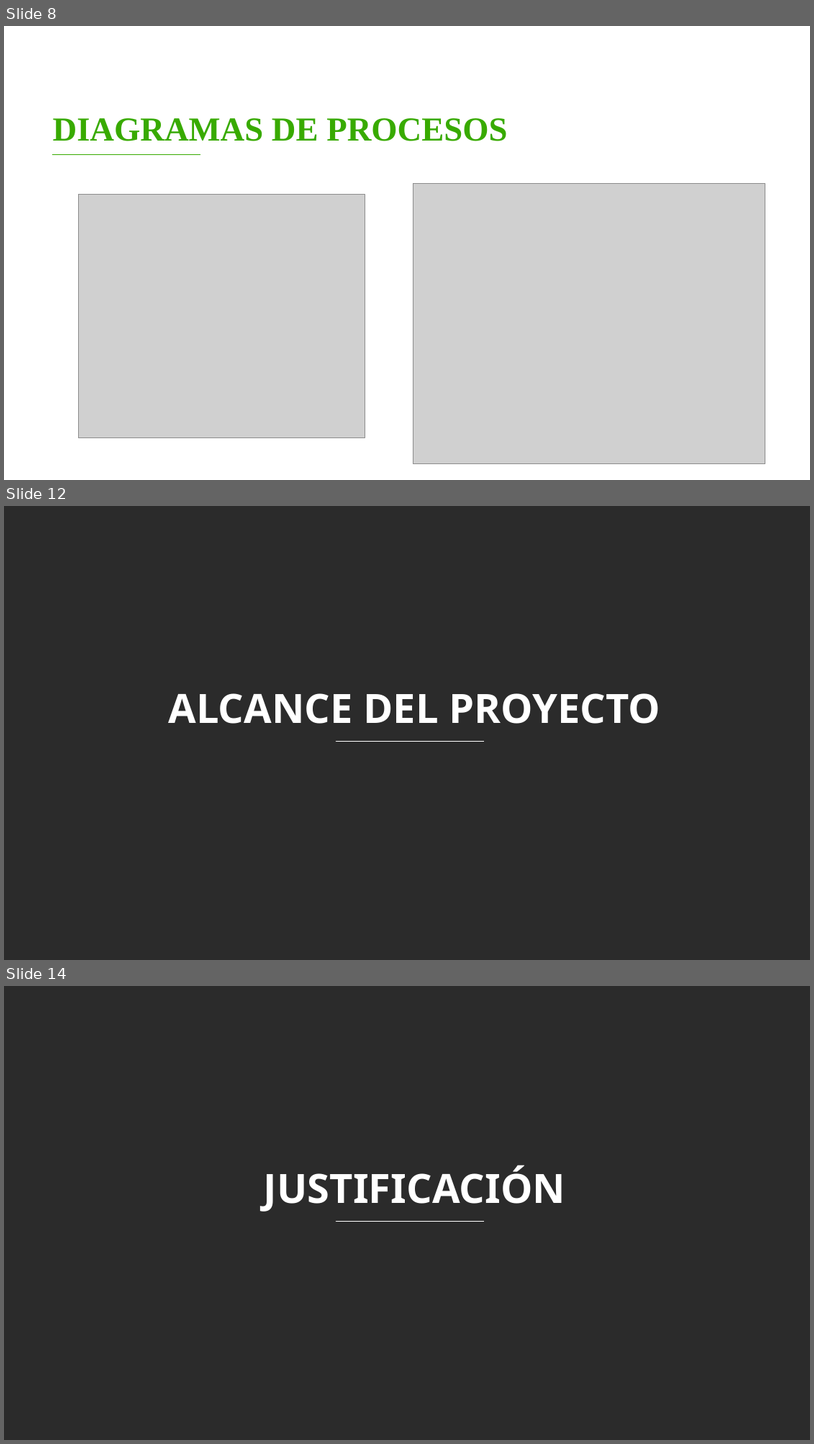
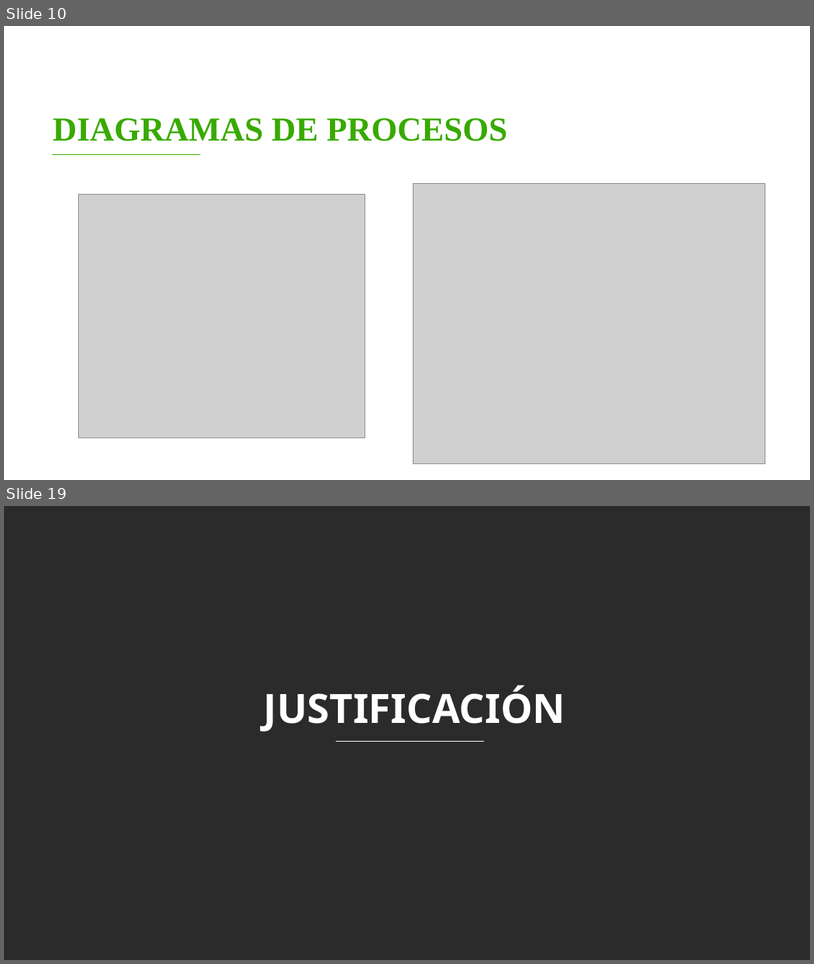
Before and after one commit to FidelSmoke/Practicas, a slide deck: DOCUMENTACION DE MASTER BARBER/ENTREGABLES 3/Entregables Proyecto B.pptx. Shown one above the other, each under a label of ours: slides 8, 12 and 14 before the commit, slides 10 and 19 after it; the slides between them are not shown. The pictures are 814x1444 and 814x964 pixels, drawn with LibreOffice and Linux fonts; fonts in the diff are those of the drawing; grey boxes stand for pictures; background and template pictures are left out; a plain dark background stands for a picture behind light text. Boxes give left, top, right and bottom in pixels: in the first picture for what was removed or moved away, otherwise in the second. Text is boxed around its words. In the diff, an @@ line names an element or a change of style, - is before the commit and + after.

```diff
--- a/DOCUMENTACION DE MASTER BARBER/ENTREGABLES 3/Entregables Proyecto B.pptx
+++ b/DOCUMENTACION DE MASTER BARBER/ENTREGABLES 3/Entregables Proyecto B.pptx
@@ slide 12 removed at box(4, 506, 810, 960), background picture (left out) @@
@@ text removed at box(169, 693, 661, 723) @@
-ALCANCE DEL PROYECTO
@@ line removed from (335, 741) to (484, 741) @@
@@ what was slide 8 is now slide 10 @@
@@ what was slide 14 is now slide 19 @@
```
Also in this commit, not shown: 1 slide changed, 9 slides added, 3 other slides removed.
